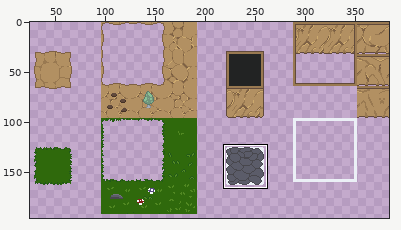
Pixel-art file, stored at assets/tilesets/green_cave.aseprite. Above, an overview of the earlier version with the close-up marked.
Close-up. Earlier state:
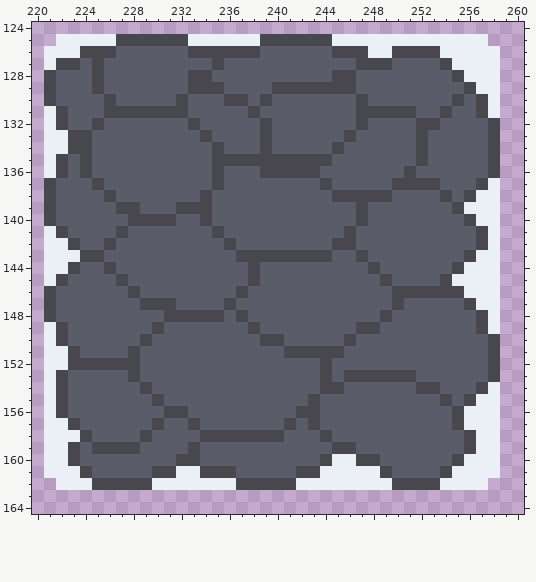
384x320 pixels, 1 frame. Shown: x 220..260, y 124..164. The wide view leaves out empty margins. The commit also changed other parts of the picture, which this record leaves out.
And afterwards:
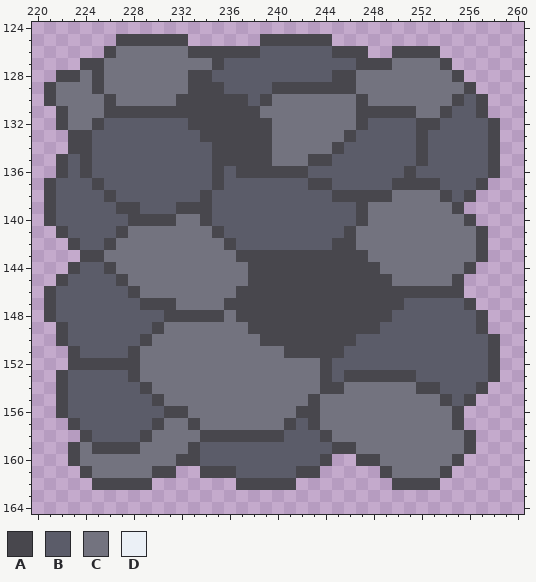
Palette (. is transparent): A #48474d  B #5b5c69  C #73737f  D #ebf0f6
Changes in this commit:
Changed rows in their new state; - is an unchanged pixel.
Layer "ground":
first column x 221:
125 -.....------......------.............-
126 .....-CCCCCC---------------..----.....
127 ...A-CCCCCCCCC---------------CCCC-....
128 .AAC-CCCCCCC--------------CCCCCCCC-...
129 -CCC-CCCCCCC--------------CCCCCCCCC-..
130 -CCCC-CCCCC-AAA----CCCCCCC-CCCCCCC---.
131 .-CCC-------AAAAA-CCCCCCCC-----CC----.
132 .-CC---------AAAAA-CCCCCCC------------
133 ..------------AAAA-CCCCCC-------------
134 ..-------------AAA-CCCCC--------------
135 .------------------CCC----------------
136 .---------------AA----B---------------
137 ----------------------A--------------.
138 -----------------------------CCCC---..
139 ---------------------------CCCCCCC-...
140 -----------CC--------------CCCCCCCC-..
141 .------CCCCCCC------------CCCCCCCCCC-.
142 ..----CCCCCCCCC-----------CCCCCCCCCC-.
143 ...--CCCCCCCCCCC--------AA-CCCCCCCCCA.
144 ..----CCCCCCCCCCC-AAAAAAAAA-CCCCCCCA..
145 .------CCCCCCCCCC-AAAAAAAAAA-CCCCCA...
146 --------CCCCCCCC-AAAAAAAAAAAA------...
147 -----------CCCC-AAAAAAAAAAAAA-------..
148 ---------------C-AAAAAAAAAAA---------.
149 .---------CCCCCCC-AAAAAAAA-----------.
150 .--------CCCCCCCCC--AAAAA-------------
151 ..------CCCCCCCCCCCC------------------
152 ..------CCCCCCCCCCCCCCC---------------
153 .-------CCCCCCCCCCCCCCC---------------
154 .--------CCCCCCCCCCCCCC--CCCCCC------.
155 .---------CCCCCCCCCCCC-CCCCCCCCCC---..
156 .-----------CCCCCCCCC--CCCCCCCCCCC-...
157 ..--------CC-CCCCCCC---CCCCCCCCCCC-...
158 ...------CCCC-----------CCCCCCCCCCC-..
159 ..-C----CCCC--------------CCCCCCCCC-..
160 ..-CCCCCCCC-------------..--CCCCCC-...
161 ...-CCCCC--..----------.....-CCCC-....
162 -...-----.......-----........----....-
Pixel boxes of the changes (left, top, right, bottom) in both close-ups:
changed: (44, 34, 500, 490)
